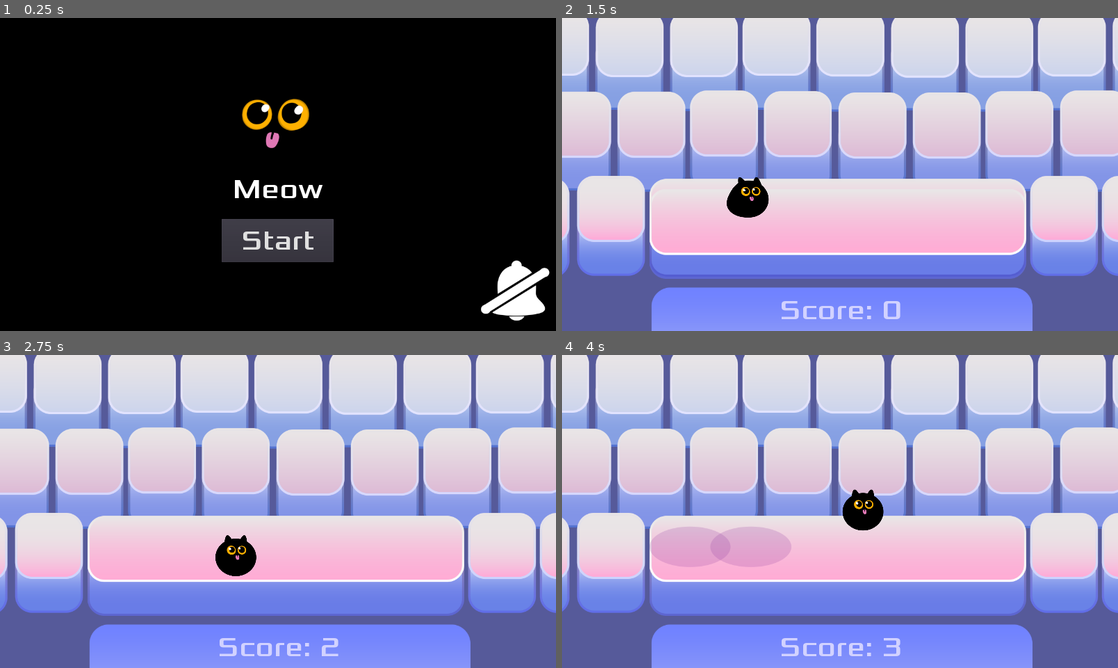
Above: before the commit, frames 1-4 (two rows, left to right).
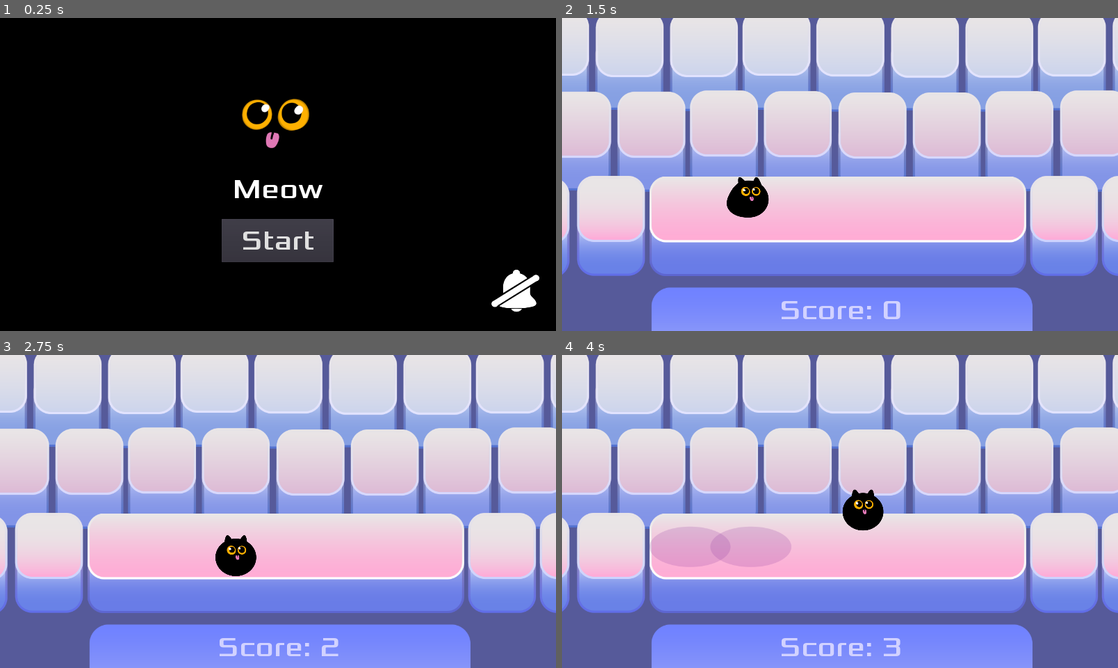
Above: after the commit, the same moments.

Repository: gameraccoon/ludum-dare-54-v2
Game: Godot game, scene res://Main.tscn
The game is run twice, just before and just after one commit, with the same random seed, the same clock (stepped at 60 frames per second) and the same inputs.
Inputs (mouse positions are in pixels of both pictures, inside the frame that each line leads up to):
- Up to frame 1 (0.25 s): no input
- Up to frame 2 (1.5 s): click "Start" at 0.5 s; tap Enter (start_game) at 1.25 s; move the mouse to (962, 158) at 1.27 s; hold Right (move_right) from 1.28 s (still down); hold Shift (Dash) from 1.28 s (still down); click (962, 158) at 1.42 s
- Up to frame 3 (2.75 s): move the mouse to (166, 527) at 2.02 s; release Right (move_right) at 2.03 s; release Shift (Dash) at 2.03 s; hold Down (move_down) from 2.03 s (still down); tap Space (space) at 2.1 s
- Up to frame 4 (4 s): tap Enter (start_game) at 2.75, 2.85 s; move the mouse to (895, 442) at 2.77 s; release Down (move_down) at 2.78 s; hold Right (move_right) 2.78-3.53 s; move the mouse to (812, 574) at 3.52 s; hold Up (move_up) from 3.53 s (still down); tap Shift (Dash) at 3.6 s; click (812, 574) at 3.67 s

The runs differ from the first frame. In frame 1, 0.8% of the frame differs, in the area x 86-99%, y 77-97%; in frame 2, 4.4%, in the area x 15-84%, y 50-84%; in frame 3, 2.3%; in frame 4, 2.2%.

Commit message:
Adjust space unpressed position

Diff:
--- a/HUD.tscn
+++ b/HUD.tscn
@@ -101,7 +101,6 @@
 [node name="AnimatedSprite" type="AnimatedSprite" parent="ColorRect/Animation"]
 position = Vector2( 640, 360 )
 frames = SubResource( 6 )
-frame = 1
 speed_scale = 0.5
 playing = true
 
@@ -148,11 +147,13 @@
 
 [node name="SoundOff" type="Sprite" parent="Sound"]
 position = Vector2( 93, 96 )
+scale = Vector2( 0.7, 0.7 )
 texture = ExtResource( 9 )
 
 [node name="SoundOn" type="Sprite" parent="Sound"]
 visible = false
 position = Vector2( 93, 96 )
+scale = Vector2( 0.7, 0.7 )
 texture = ExtResource( 10 )
 
 [node name="Paused" type="ColorRect" parent="."]
--- a/Main.tscn
+++ b/Main.tscn
@@ -30,10 +30,11 @@
 position = Vector2( -5, 120 )
 
 [node name="SpaceReleased" type="Sprite" parent="Background/Node2D"]
-position = Vector2( 0, 5 )
+position = Vector2( 0, -1 )
 texture = ExtResource( 10 )
 
 [node name="SpacePressed" type="Sprite" parent="Background/Node2D"]
+visible = false
 position = Vector2( 0, 14 )
 texture = ExtResource( 9 )
 
